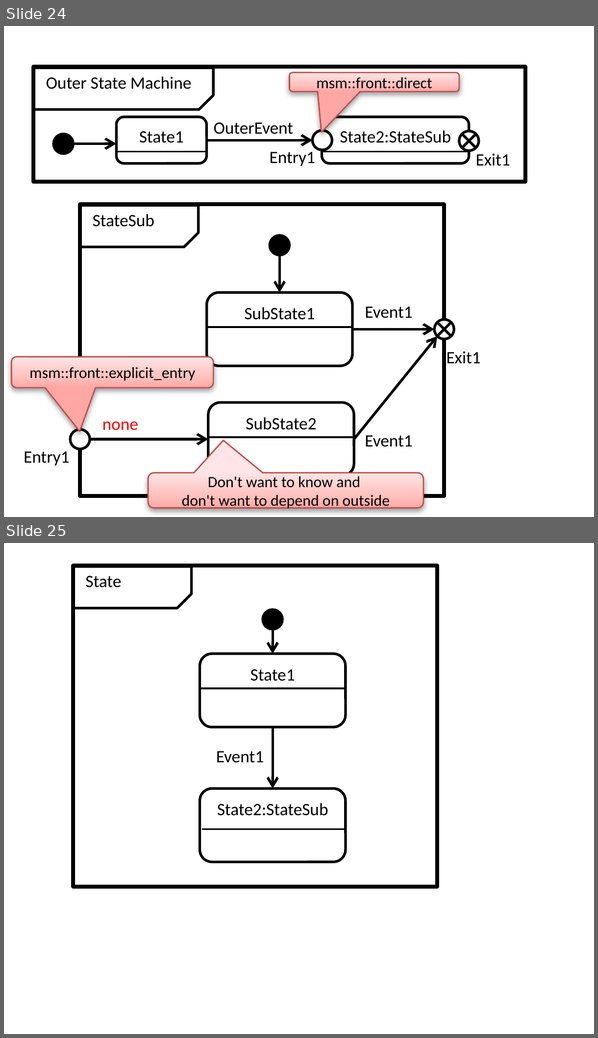
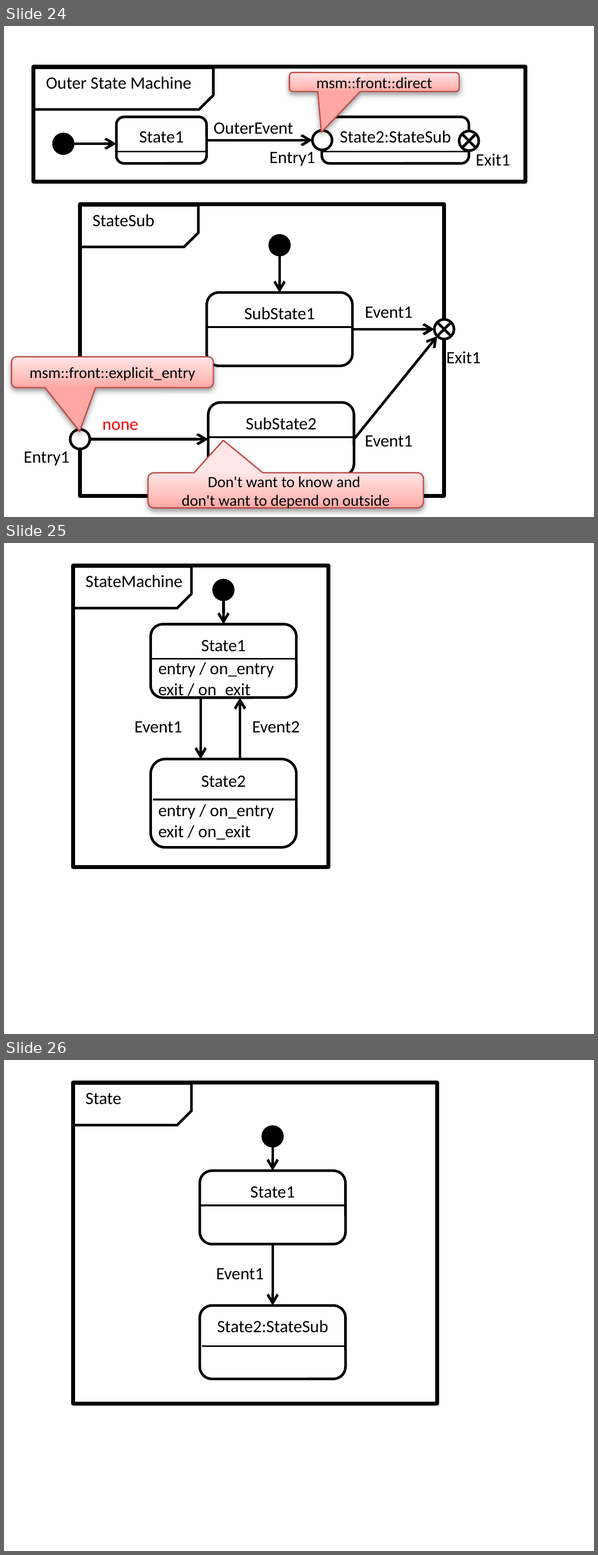
Before and after one commit to redboltz/cpp_sample, a slide deck: boost_training/msm/fig.pptx. Shown one above the other, each under a label of ours: slides 24 and 25 before the commit, slides 24, 25 and 26 after it. The pictures are 598x1038 and 598x1555 pixels, drawn with LibreOffice and Linux fonts; fonts in the diff are those of the drawing. Boxes give left, top, right and bottom in pixels: in the first picture for what was removed or moved away, otherwise in the second. Text is boxed around its words. In the diff, an @@ line names an element or a change of style, - is before the commit and + after.

Commit message:
Added explicitly specified event handler.

```diff
--- a/boost_training/msm/fig.pptx
+++ b/boost_training/msm/fig.pptx
@@ slide 25 added at box(4, 543, 594, 1034), background #FFFFFF @@
@@ rectangle added at box(73, 566, 328, 867), outline #000000 2.25 pt @@
@@ snip rect added at box(73, 567, 191, 608), outline #000000 1.5 pt @@
@@ text added at box(85, 575, 182, 588), 10 pt, text #000000 @@
+StateMachine
@@ ellipse added at box(214, 580, 233, 600), fill #000000, outline #000000 1.5 pt @@
@@ arrow added from (224, 600) to (224, 624), #000000 1.5 pt @@
@@ rounded rectangle added at box(150, 624, 296, 698), outline #000000 1.5 pt, 10 pt, text #000000 @@
+State1
@@ line added from (151, 659) to (296, 659), #000000 1 pt @@
@@ text added at box(158, 663, 274, 700), 10 pt, text #000000 @@
+entry / on_entry
+exit / on_exit
@@ arrow added from (201, 698) to (201, 759), #000000 1.5 pt @@
@@ arrow added from (240, 759) to (240, 698), #000000 1.5 pt @@
@@ text added at box(134, 721, 182, 733), 10 pt, text #000000 @@
+Event1
@@ text added at box(252, 721, 299, 733), 10 pt, text #000000 @@
+Event2
@@ rounded rectangle added at box(150, 759, 296, 847), outline #000000 1.5 pt, 10 pt, text #000000 @@
+State2
@@ line added from (152, 800) to (297, 800), #000000 1 pt @@
@@ text added at box(158, 805, 274, 840), 10 pt, text #000000 @@
+entry / on_entry
+exit / on_exit
@@ what was slide 25 is now slide 26 @@
```
Also in this commit, not shown: 4 other files.
